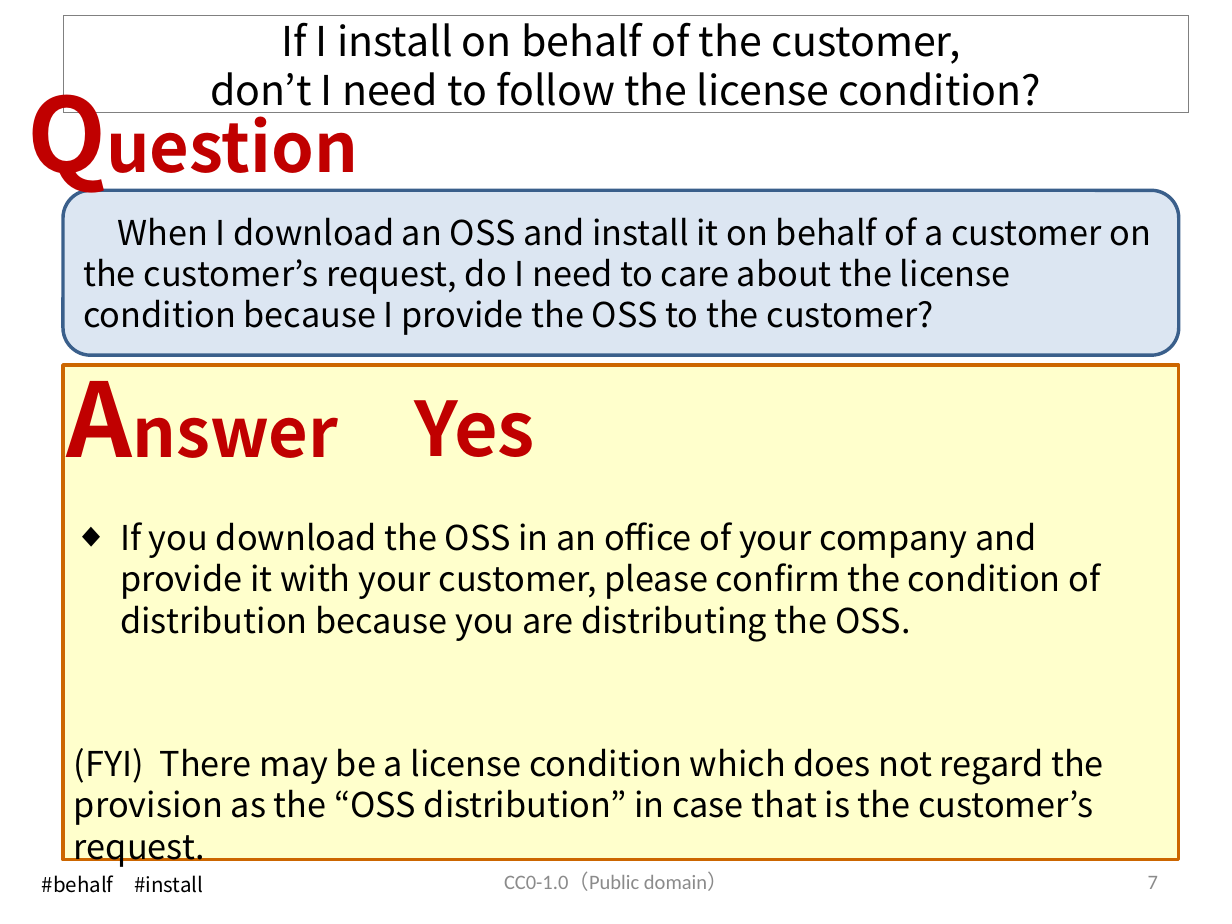
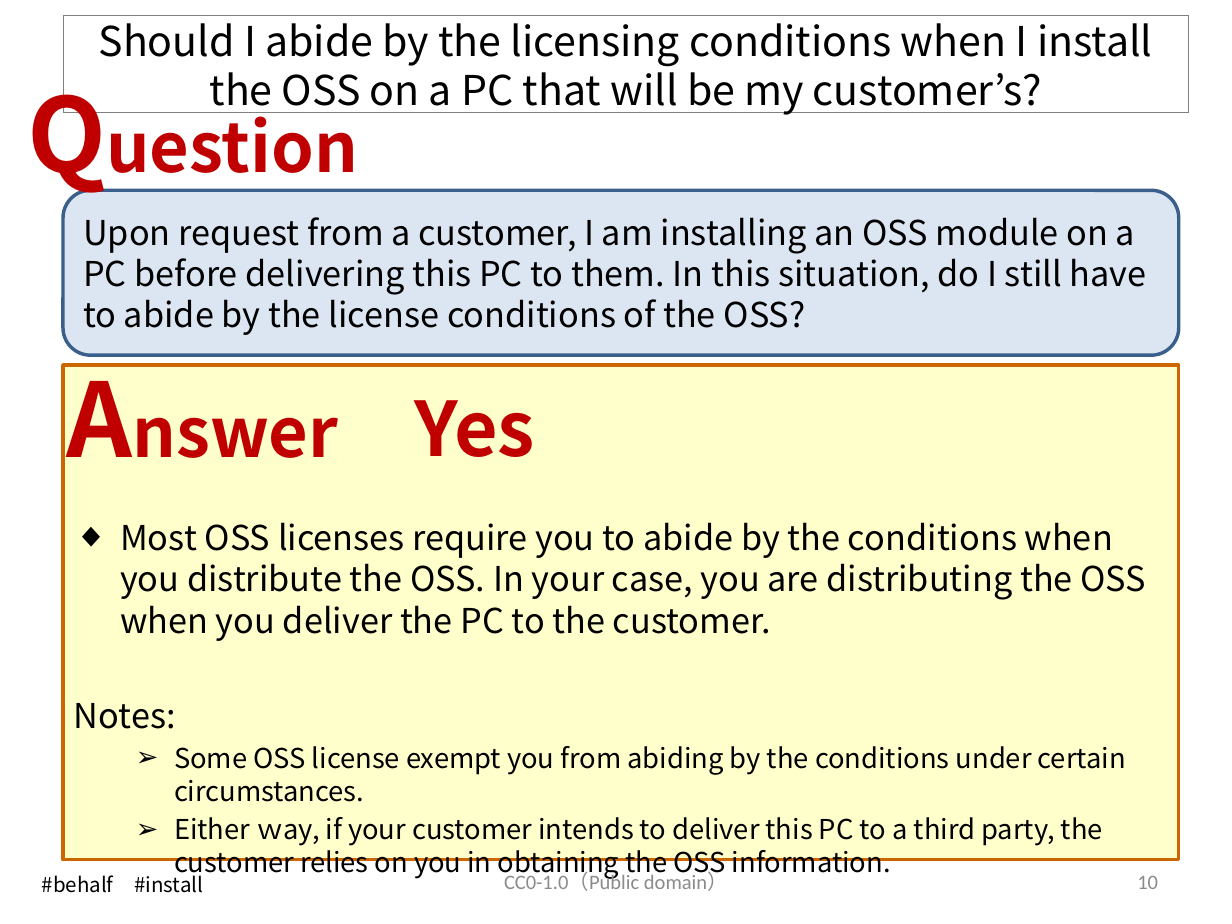
Before and after one commit to OpenChain-Project/OpenChain-JWG, a slide deck: slide 11 of Education_Material/FAQ/Misunderstandings_of_OSS_licenses_CC0.pptx (slide 8 before the commit). Drawn at 1232x924 pixels with LibreOffice and Linux fonts; fonts in the diff are those of the drawing. Boxes give left, top, right and bottom in pixels: in the first picture for what was removed or moved away, otherwise in the second. Text is boxed around its words. In the diff, an @@ line names an element or a change of style, - is before the commit and + after.

```diff
--- a/Education_Material/FAQ/Misunderstandings_of_OSS_licenses_CC0.pptx
+++ b/Education_Material/FAQ/Misunderstandings_of_OSS_licenses_CC0.pptx
@@ title at [99,15,1153,115]: text changed @@
-If I install on behalf of the customer,
-don’t I need to follow the license condition?
+Should I abide by the licensing conditions when I install the OSS on a PC that will be my customer’s?
@@ text in rounded rectangle at [83,217,1147,335]: text changed @@
-When I download an OSS and install it on behalf of a customer on the customer’s request, do I need to care about the license condition because I provide the OSS to the customer?
+Upon request from a customer, I am installing an OSS module on a PC before delivering this PC to them. In this situation, do I still have to abide by the license conditions of the OSS?
@@ text at [74,522,1147,880]: text changed; size 20 to 16 pt @@
-◆ If you download the OSS in an office of your company and provide it with your customer, please confirm the condition of distribution because you are distributing the OSS.
-(FYI) There may be a license condition which does not regard the provision as the “OSS distribution” in case that is the customer’s request.
+◆ Most OSS licenses require you to abide by the conditions when you distribute the OSS. In your case, you are distributing the OSS when you deliver the PC to the customer.
+Notes:
+  ➢ Some OSS license exempt you from abiding by the conditions under certain circumstances.
+  ➢ Either ｗay, if your customer intends to deliver this PC to a third party, the customer relies on you in obtaining the OSS information.
@@ page number at [1137,876,1158,889]: text changed @@
-7
+10
```
Also in this commit, not shown: 21 other slides changed, 7 slides added.
